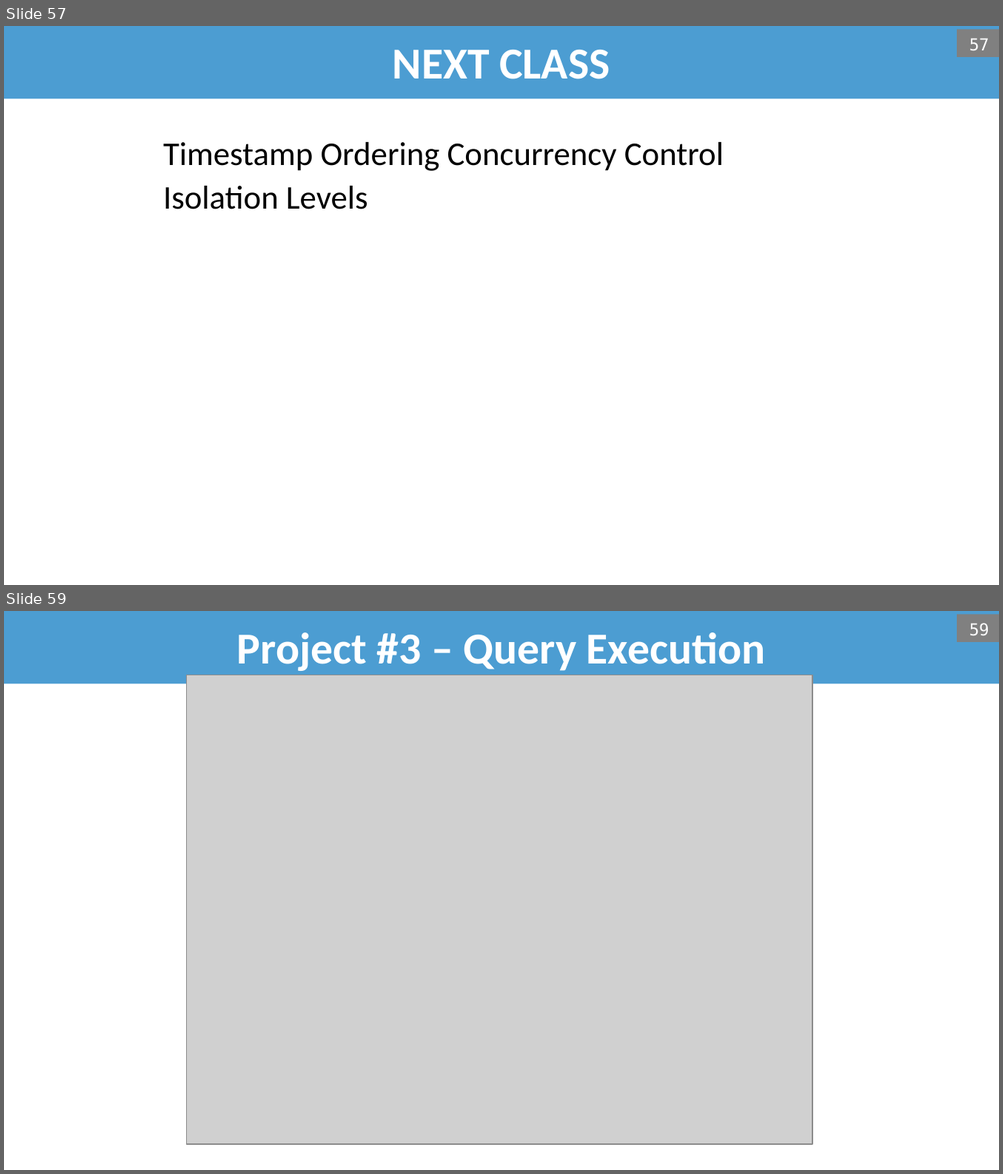
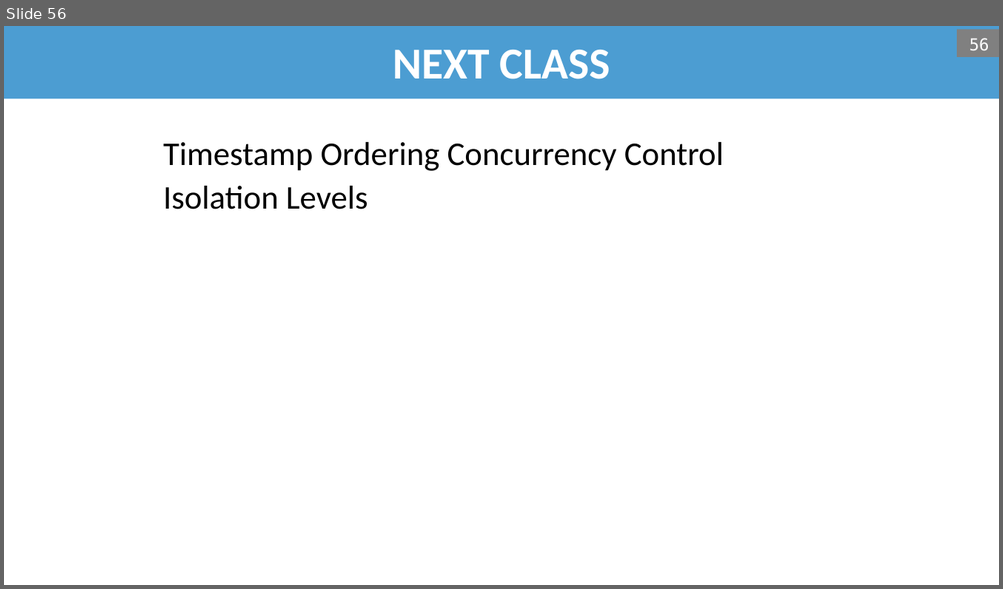
Before and after one commit to bsb20/bsb20.github.io, a slide deck: docs/421_f26/lectures/L17_2PL.pptx. Shown one above the other, each under a label of ours: slides 57 and 59 before the commit, slide 56 after it; the slides between them are not shown. The pictures are 1003x1174 and 1003x589 pixels, drawn with LibreOffice and Linux fonts; fonts in the diff are those of the drawing; grey boxes stand for pictures; background and template pictures are left out. Boxes give left, top, right and bottom in pixels: in the first picture for what was removed or moved away, otherwise in the second. Text is boxed around its words. In the diff, an @@ line names an element or a change of style, - is before the commit and + after.

```diff
--- a/docs/421_f26/lectures/L17_2PL.pptx
+++ b/docs/421_f26/lectures/L17_2PL.pptx
@@ slide 59 removed at [4,611,999,1170], background #FFFFFF @@
@@ title removed at [4,611,999,684] @@
-Project #3 – Query Execution
@@ page number removed at [957,614,999,642] @@
-59
@@ picture removed at [186,675,811,1145] @@
@@ what was slide 57 is now slide 56 @@
@@ page number at [969,38,989,50]: text changed @@
-57
+56
```
Also in this commit, not shown: 6 slides changed, 6 other slides removed, 1 other file.
